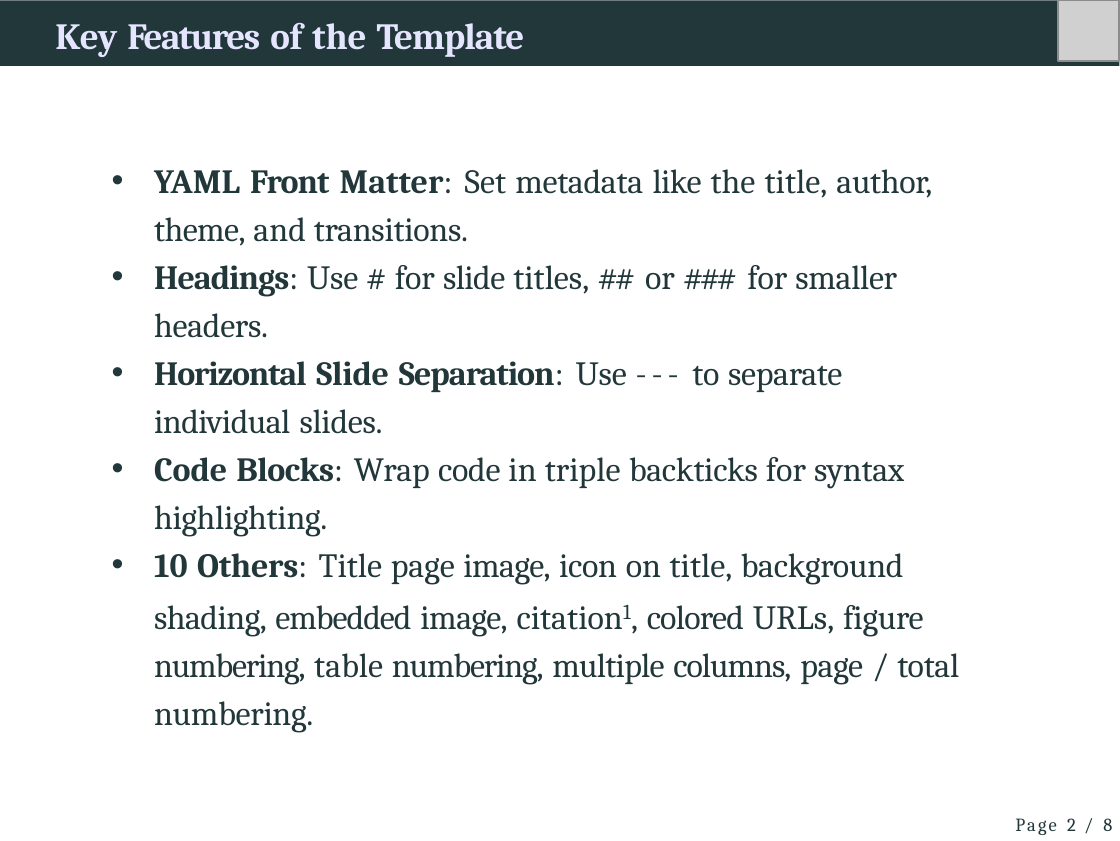
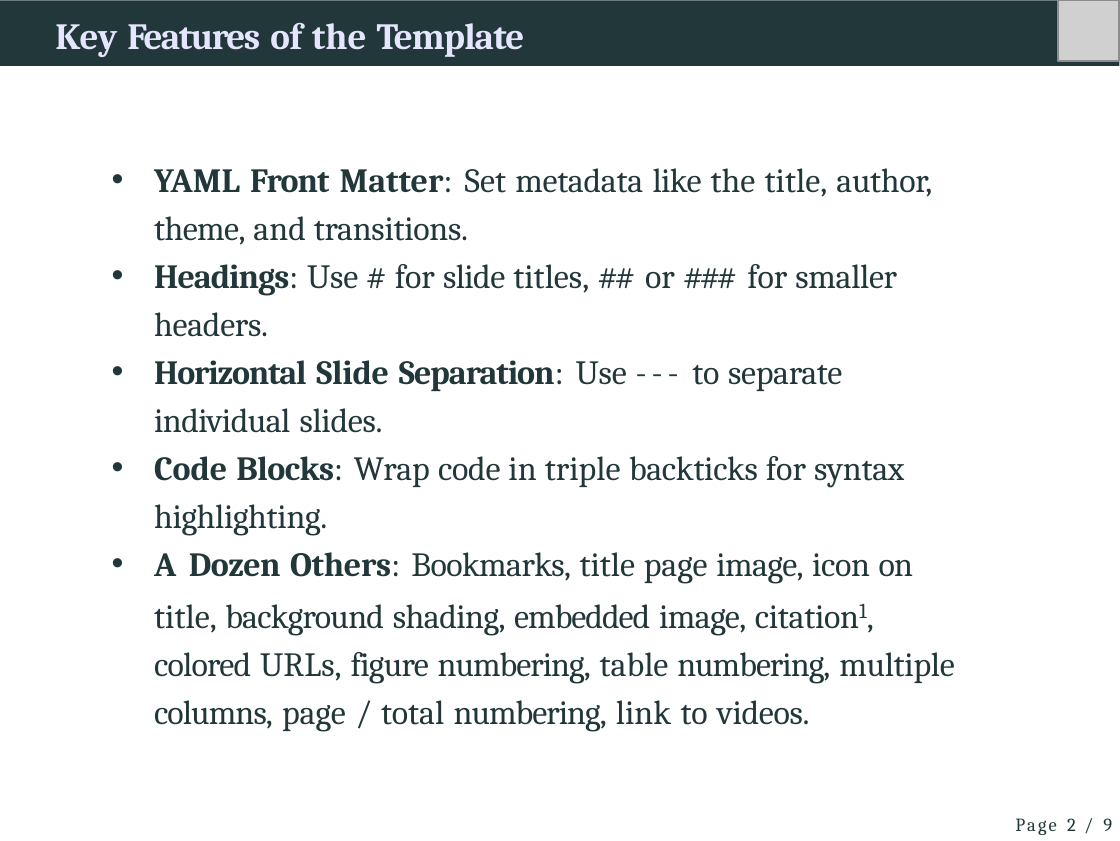
Before and after one commit to jinghuazhao/physalia, a slide deck: slide 2 of docs/slides/slides.pptx. Drawn at 1120x841 pixels with LibreOffice and Linux fonts; fonts in the diff are those of the drawing; grey boxes stand for pictures; background and template pictures are left out. Boxes give left, top, right and bottom in pixels: in the first picture for what was removed or moved away, otherwise in the second. Text is boxed around its words. In the diff, an @@ line names an element or a change of style, - is before the commit and + after.

```diff
--- a/docs/slides/slides.pptx
+++ b/docs/slides/slides.pptx
@@ text at (154, 552, 954, 732): text changed @@
-• 10 Others: Title page image, icon on title, background shading, embedded image, citation1, colored URLs, figure numbering, table numbering, multiple columns, page / total numbering.
+• A Dozen Others: Bookmarks, title page image, icon on title, background shading, embedded image, citation1, colored URLs, figure numbering, table numbering, multiple columns, page / total numbering, link to videos.
@@ page number at (1067, 818, 1112, 831): text changed @@
-Page 2 / 8
+Page 2 / 9
```
Also in this commit, not shown: 2 other slides changed, 1 slide added, 1 other file.
